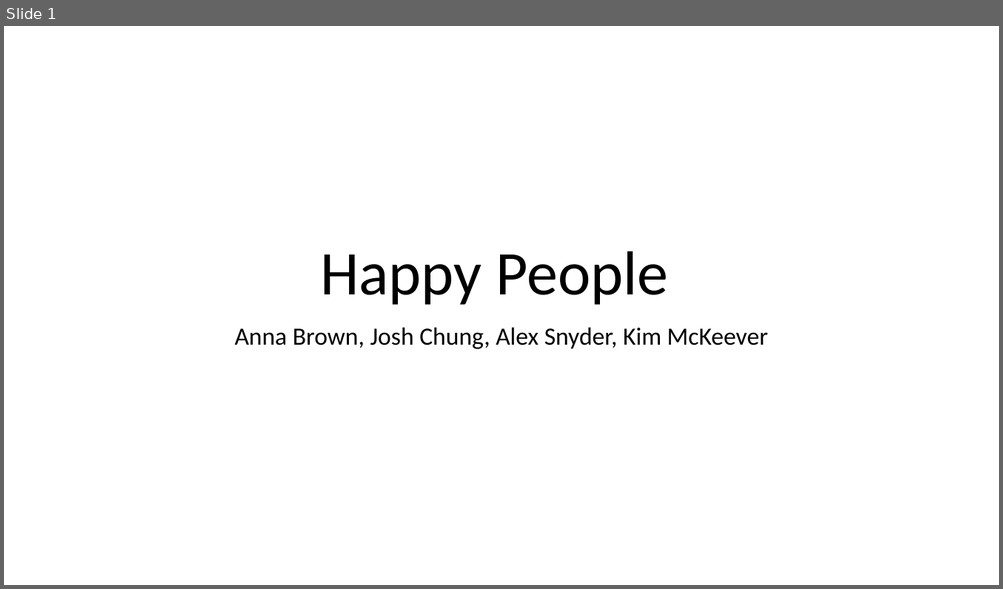
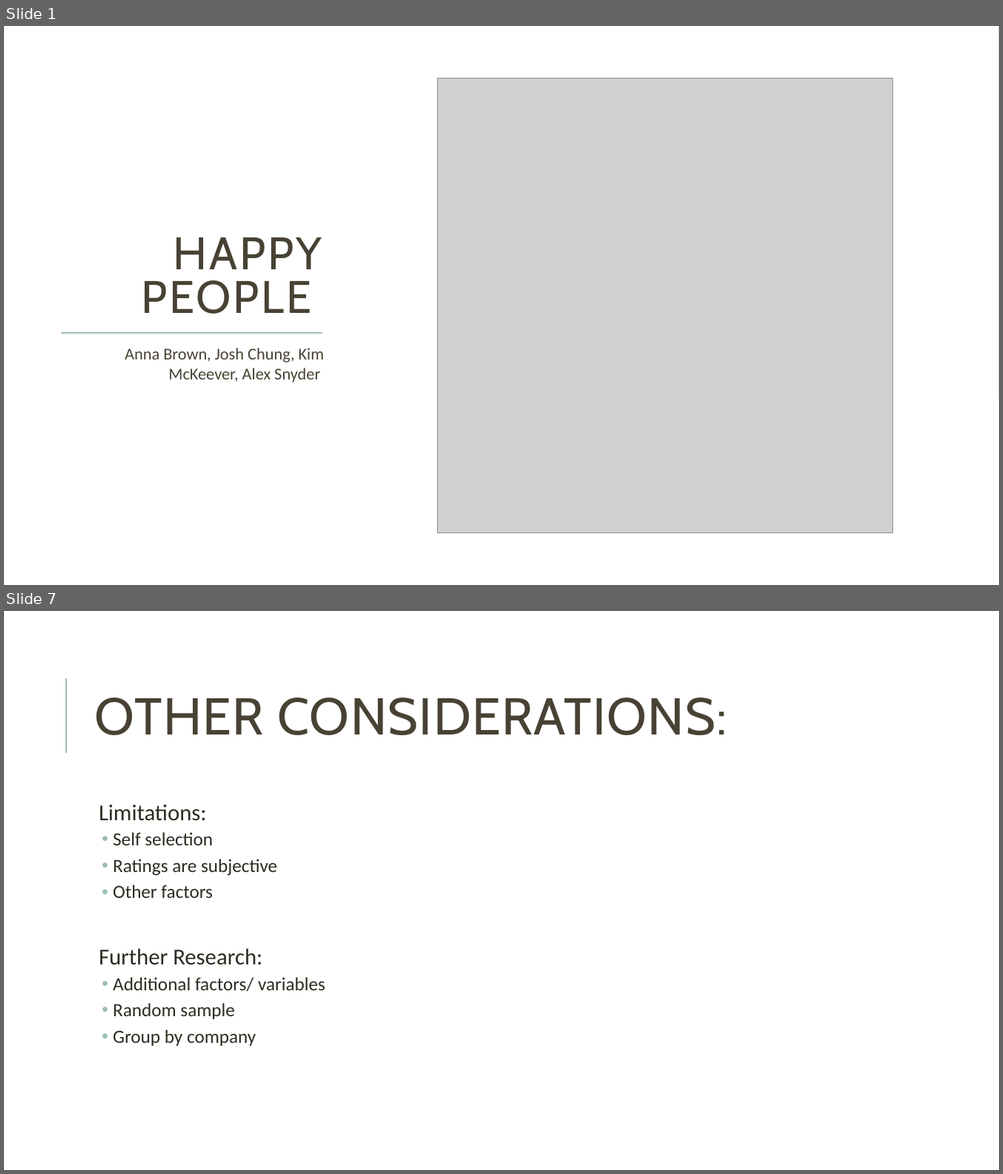
Before and after one commit to annabl38/Project_1, a slide deck: Happy People Presentation.pptx. Shown one above the other, each under a label of ours: slide 1 before the commit, slides 1 and 7 after it; the slides between them are not shown. The pictures are 1003x589 and 1003x1174 pixels, drawn with LibreOffice and Linux fonts; fonts in the diff are those of the drawing; grey boxes stand for pictures. Boxes give left, top, right and bottom in pixels: in the first picture for what was removed or moved away, otherwise in the second. Text is boxed around its words. In the diff, an @@ line names an element or a change of style, - is before the commit and + after.

```diff
--- a/Happy People Presentation.pptx
+++ b/Happy People Presentation.pptx
@@ slide 7 added at (4,611,999,1170), background #FFFFFF @@
@@ line added from (66, 753) to (66, 678), #9CBEBD 1.5 pt @@
@@ title added at (95,698,727,735), 50 pt, text #474233 @@
+OTHER CONSIDERATIONS:
@@ text added at (99,804,325,1046), 18 pt, text #2E2B21 @@
+  Limitations:
+  • Self selection
+  • Ratings are subjective
+  • Other factors
+  Further Research:
+  • Additional factors/ variables
+  • Random sample
+  • Group by company
@@ slide 1 changed as well @@
@@ rectangle added at (4,26,999,399), fill #9CBEBD @@
@@ rectangle added at (4,26,999,585), fill #FFFFFF @@
@@ picture added at (438,79,893,534) @@
@@ title at (141,238,321,314): text changed; size 60 to 44 pt; font Calibri to Cabin; text colour #000000 to #474233 @@
-Happy People
+HAPPY PEOPLE
@@ line added from (62, 333) to (323, 333), #9CBEBD 1.5 pt @@
@@ subtitle at (125,348,324,383): text changed; size 24 to 16 pt; text colour #000000 to #474233 @@
-Anna Brown, Josh Chung, Alex Snyder, Kim McKeever
+Anna Brown, Josh Chung, Kim McKeever, Alex Snyder
```
Also in this commit, not shown: 5 other slides changed, 19 other slides added.
